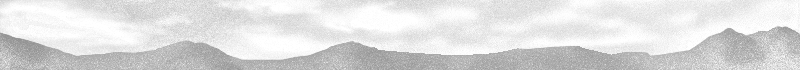
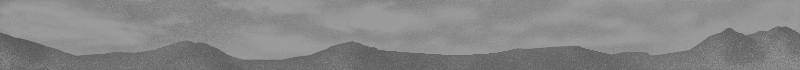
Before/after of a 800 x 70 layered artwork. What changed in the layer stack:
painted on "forests.png 副本" over (0, 0, 800, 70)
